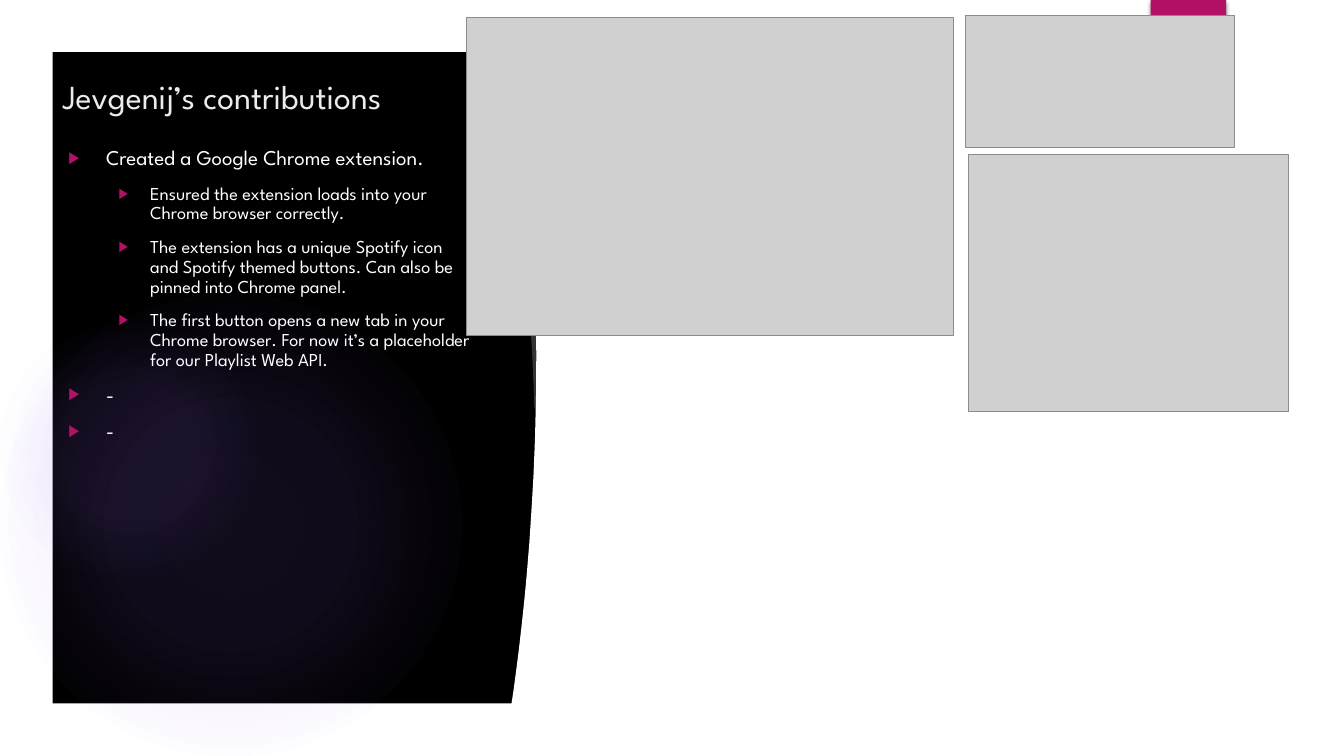
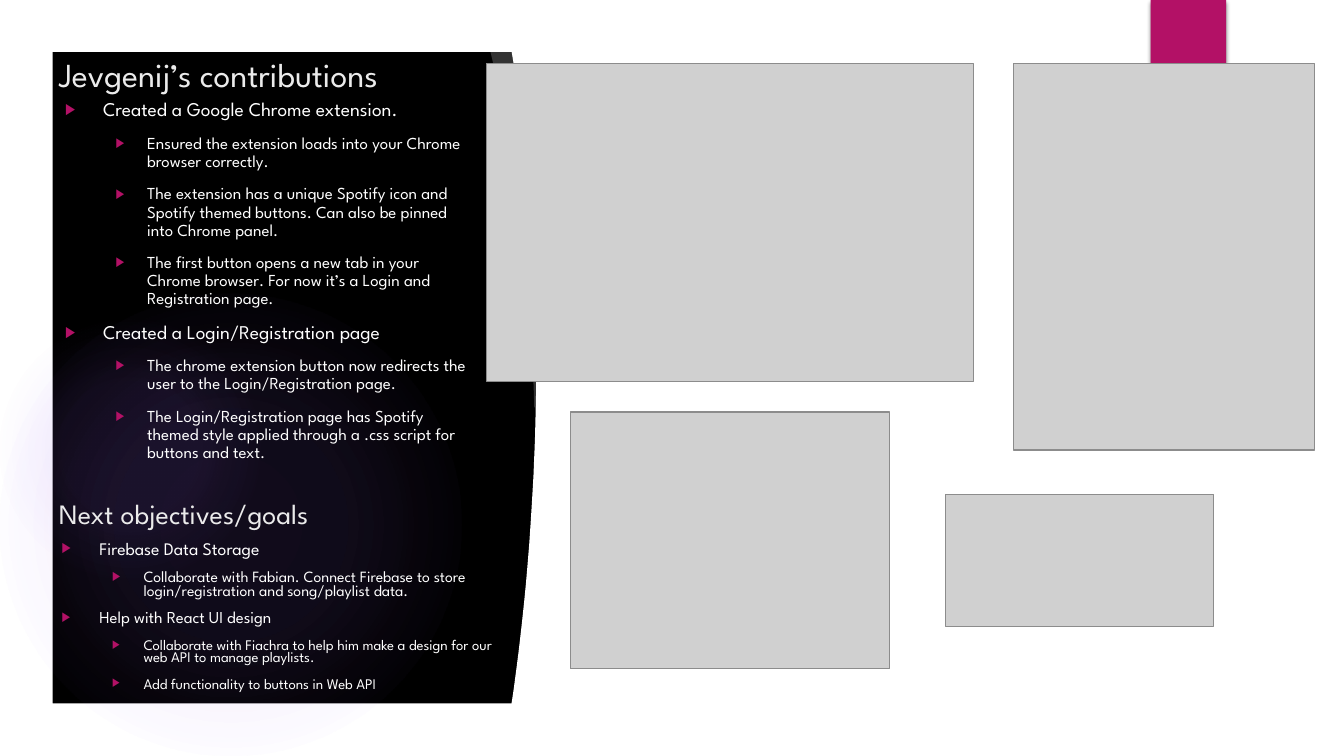
Before and after one commit to Ladnopoka/Spotify-Playlist-Enhancer, a slide deck: slide 5 of Spotify_Playlist_Enhancer_2.pptx. Drawn at 1344x756 pixels with LibreOffice and Linux fonts; fonts in the diff are those of the drawing; grey boxes stand for pictures; background and template pictures are left out. Boxes give left, top, right and bottom in pixels: in the first picture for what was removed or moved away, otherwise in the second. Text is boxed around its words. In the diff, an @@ line names an element or a change of style, - is before the commit and + after.

Commit message:
Finished the presentation page in the powerpoint

```diff
--- a/Spotify_Playlist_Enhancer_2.pptx
+++ b/Spotify_Playlist_Enhancer_2.pptx
@@ title "Jevgenij’s contributions": place and size @@
-title "Jevgenij’s contributions" at (63, 86, 381, 117)
+title "Jevgenij’s contributions" at (59, 64, 378, 95)
@@ picture: place and size @@
-picture at (467, 17, 954, 335)
+picture at (487, 64, 974, 381)
@@ picture added at (1013, 64, 1315, 450) @@
@@ text "Created a Google Chrome extension.": place and size @@
-text "Created a Google Chrome extension." at (106, 150, 470, 370)
+text "Created a Google Chrome extension." at (103, 102, 466, 459)
@@ text at (103, 102, 461, 240): size 15 to 13.9 pt in "Created a Google Chrome extension."; size 13 to 12 pt in "Ensured the extension loads into your Chrome ...", "The extension has a unique Spotify icon ..." @@
@@ text at (103, 256, 466, 459): text changed; size 13 to 12 pt @@
-  ▶ The first button opens a new tab in your Chrome browser. For now it’s a placeholder for our Playlist Web API.
-▶ -
-▶ -
+  ▶ The first button opens a new tab in your Chrome browser. For now it’s a Login and Registration page.
+▶ Created a Login/Registration page
+  ▶ The chrome extension button now redirects the user to the Login/Registration page.
+  ▶ The Login/Registration page has Spotify themed style applied through a .css script for buttons and text.
@@ picture: place and size @@
-picture at (969, 154, 1289, 411)
+picture at (571, 412, 890, 669)
@@ text added at (59, 504, 309, 530), 20 pt, text #EBEBEB @@
+Next objectives/goals
@@ picture: place and size @@
-picture at (966, 15, 1235, 147)
+picture at (946, 494, 1215, 626)
@@ text added at (99, 543, 492, 692), 10.5 pt, text #FFFFFF @@
+▶ Firebase Data Storage
+  ▶ Collaborate with Fabian. Connect Firebase to store login/registration and song/playlist data.
+▶ Help with React UI design
+  ▶ Collaborate with Fiachra to help him make a design for our web API to manage playlists.
+  ▶ Add functionality to buttons in Web API
```
Also in this commit, not shown: 1 other slide changed.
